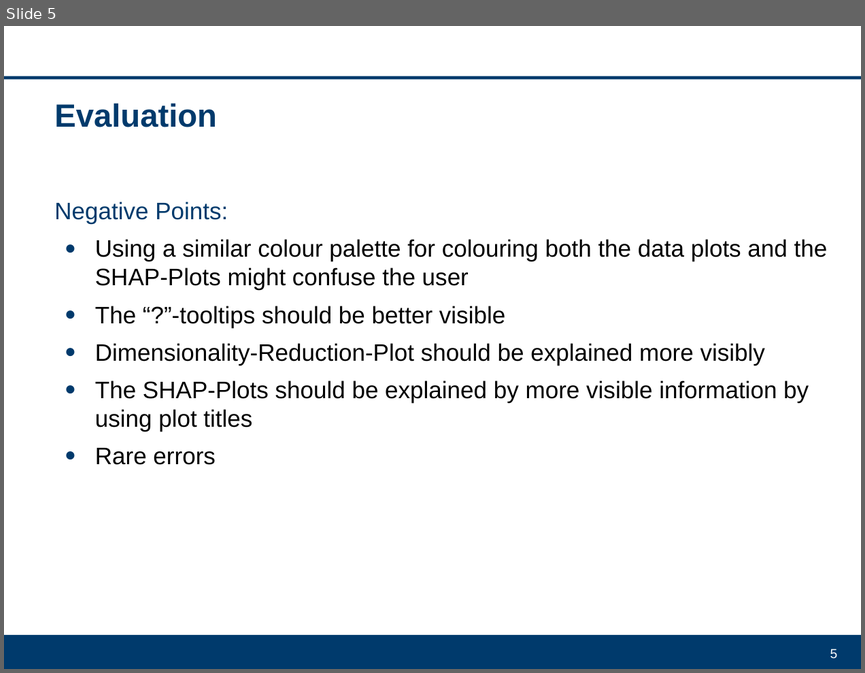
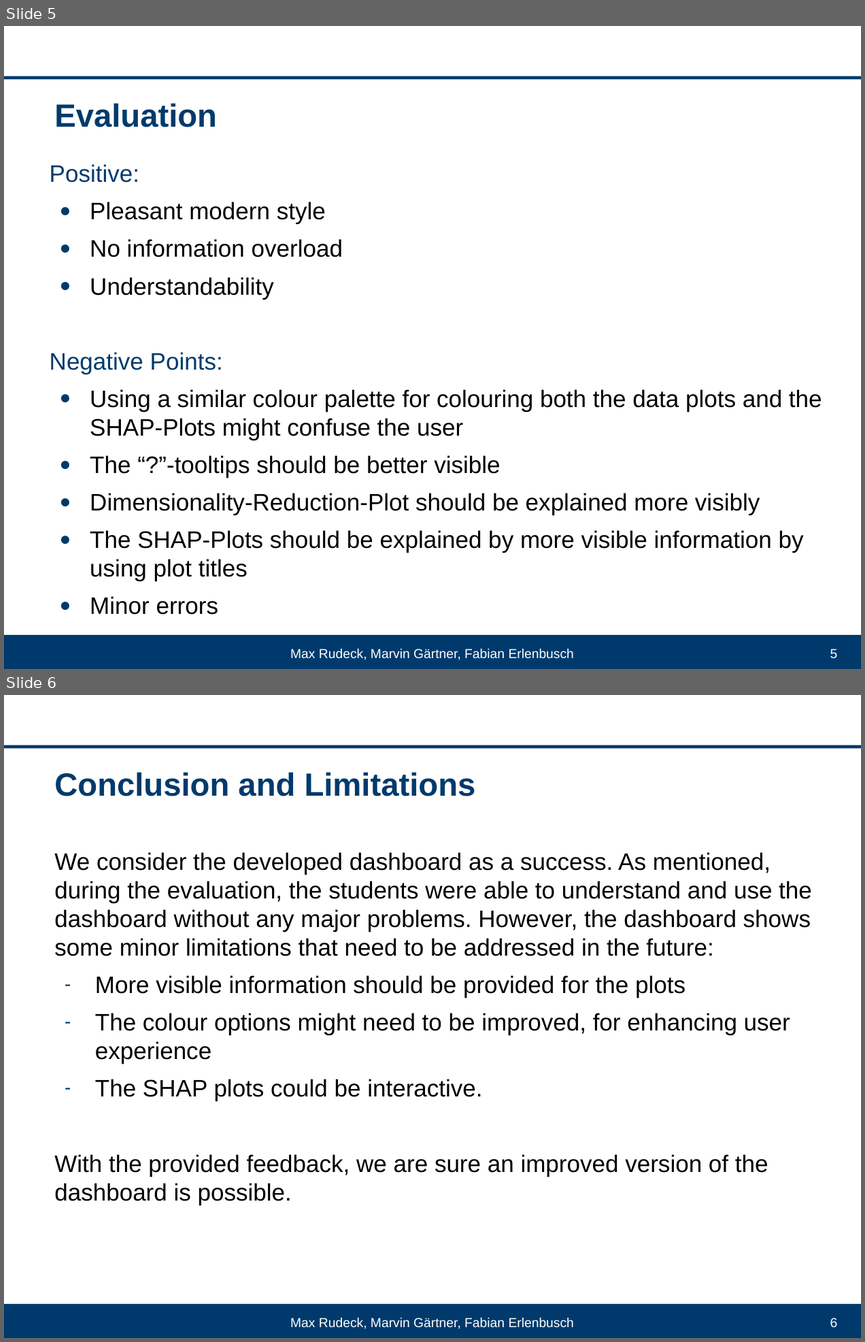
Before and after one commit to DrFab1/va_explainable_ai, a slide deck: VA_Projekt.ppt. Shown one above the other, each under a label of ours: slide 5 before the commit, slides 5 and 6 after it. The pictures are 865x673 and 865x1342 pixels, drawn with LibreOffice and Linux fonts; fonts in the diff are those of the drawing; background and template pictures are left out. Boxes give left, top, right and bottom in pixels: in the first picture for what was removed or moved away, otherwise in the second. Text is boxed around its words. In the diff, an @@ line names an element or a change of style, - is before the commit and + after.

```diff
--- a/VA_Projekt.ppt
+++ b/VA_Projekt.ppt
@@ slide 6 added at (4,695,861,1338), background #FFFFFF; not listed: 2 template elements that a slide beside it also shows @@
@@ title added at (54,772,476,796), 27 pt, text #003A6C, bold @@
+Conclusion and Limitations
@@ text added at (54,852,812,1204), 20 pt, text #000000 @@
+We consider the developed dashboard as a success. As mentioned, during the evaluation, the students were able to understand and use the dashboard without any major problems. However, the dashboard shows some minor limitations that need to be addressed in the future:
+– More visible information should be provided for the plots
+– The colour options might need to be improved, for enhancing user experience
+– The SHAP plots could be interactive.
+With the provided feedback, we are sure an improved version of the dashboard is possible.
@@ text added at (290,1317,574,1329), 11 pt, text #FFFFFF @@
+Max Rudeck, Marvin Gärtner, Fabian Erlenbusch
@@ page number added at (830,1317,838,1327), 11 pt, text #FFFFFF @@
+6
@@ slide 5 changed as well @@
@@ text at (50,164,343,299): paragraphs added @@
+Positive:
+● Pleasant modern style
+● No information overload
+● Understandability
@@ text "Positive:": place and size @@
-text "Positive:" at (54,201,827,465)
+text "Positive:" at (50,164,822,614)
@@ text at (90,596,218,614): text changed @@
-● Rare errors
+● Minor errors
@@ text added at (290,648,574,660), 11 pt, text #FFFFFF @@
+Max Rudeck, Marvin Gärtner, Fabian Erlenbusch
```
Also in this commit, not shown: 4 other slides changed, 1 slide removed.
